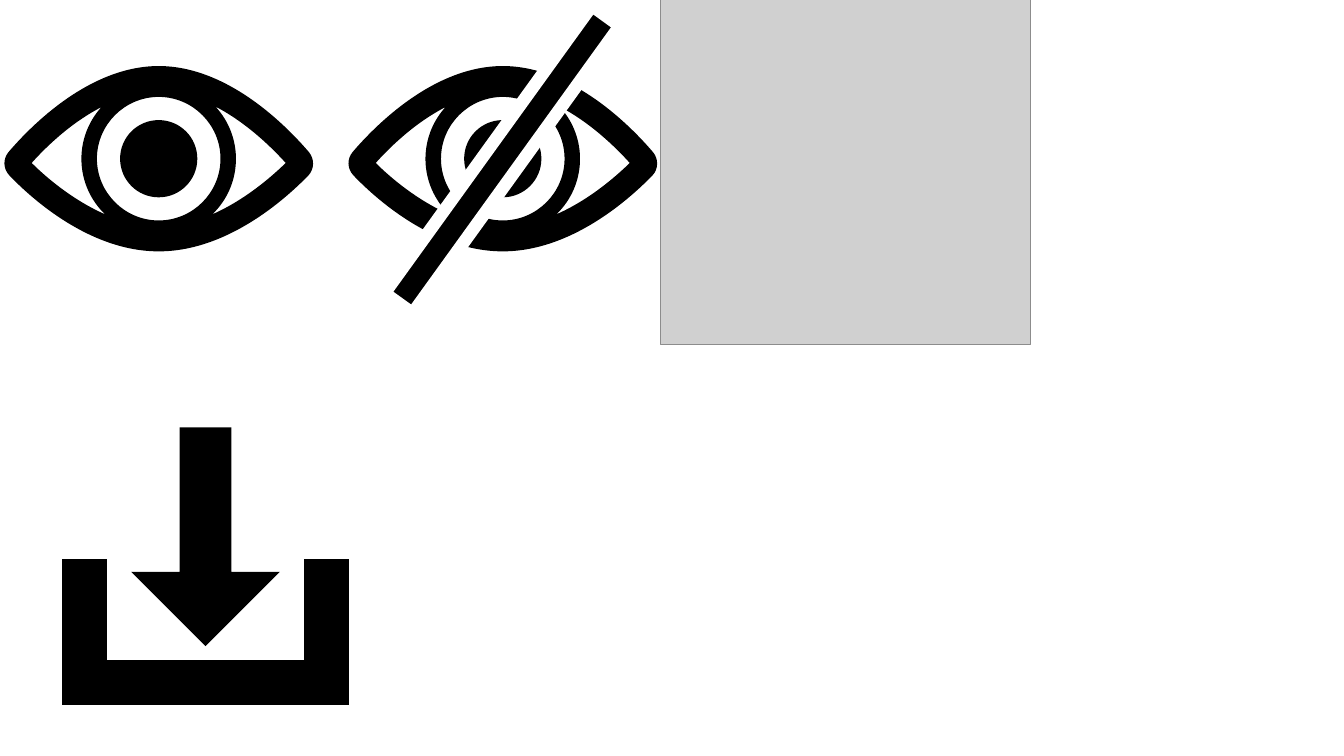
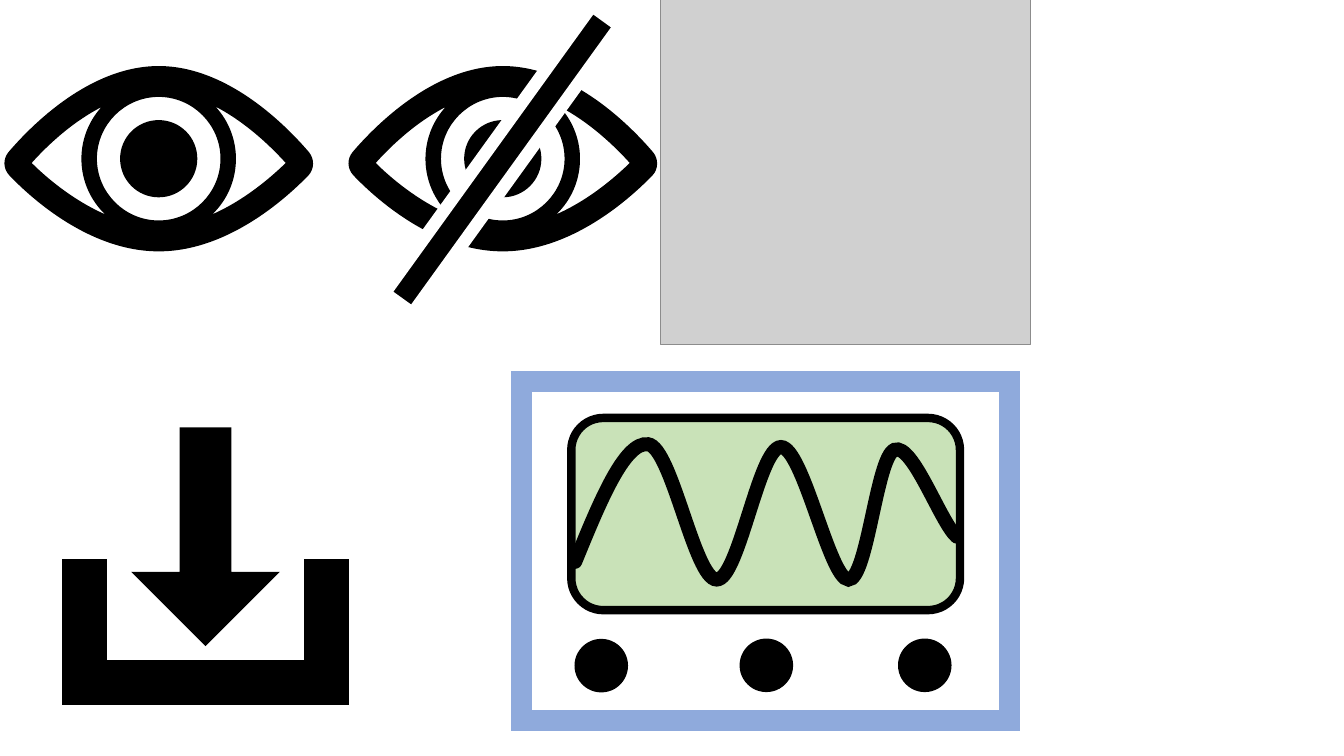
Before and after one commit to scrutinydebugger/scrutiny-devtools, a slide deck: slide 5 of graphics/graphics.pptx. Drawn at 1344x756 pixels with LibreOffice and Linux fonts; fonts in the diff are those of the drawing; grey boxes stand for pictures. Boxes give left, top, right and bottom in pixels: in the first picture for what was removed or moved away, otherwise in the second. Text is boxed around its words. In the diff, an @@ line names an element or a change of style, - is before the commit and + after.

```diff
--- a/graphics/graphics.pptx
+++ b/graphics/graphics.pptx
@@ rectangle added at (522,388,1010,727), fill #FFFFFF, outline #484848 1 pt @@
@@ rounded rectangle added at (522,382,1010,721), outline #8FAADC 15 pt @@
@@ rounded rectangle added at (572,418,961,611), fill #C9E2B8, outline #000000 6 pt @@
@@ freeform shape added at (576,445,957,580), outline #000000 10 pt @@
@@ ellipse added at (576,640,628,693), fill #000000, outline #000000 1 pt @@
@@ ellipse added at (740,639,792,692), fill #000000, outline #000000 1 pt @@
@@ ellipse added at (899,639,952,692), fill #000000, outline #000000 1 pt @@
```
Also in this commit, not shown: 4 other files.
